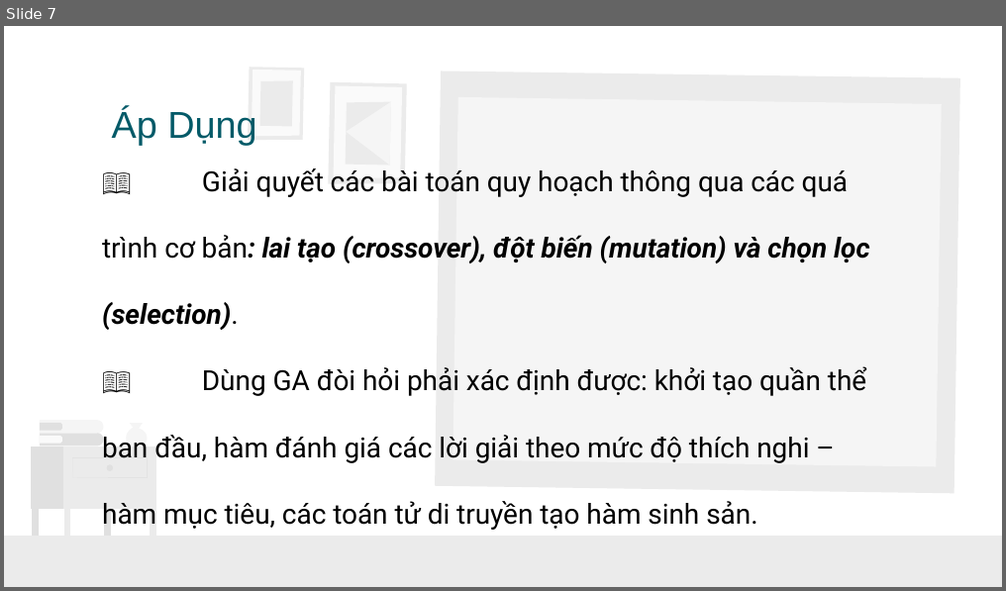
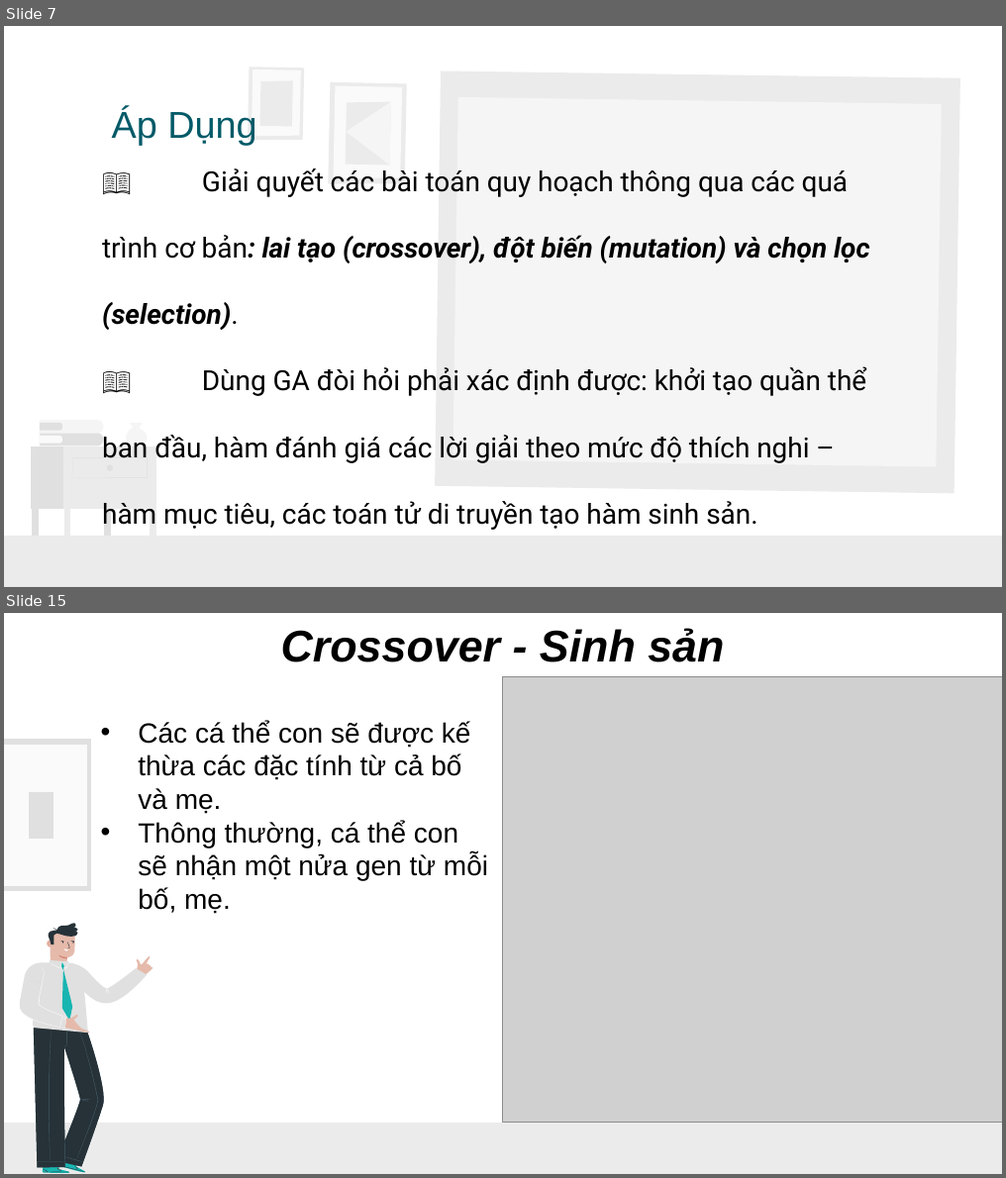
Before and after one commit to TooCuteToo/GiaiThuatTienHoa, a slide deck: ThuatTienHoa_I.pptx. Shown one above the other, each under a label of ours: slide 7 before the commit, slides 7 and 15 after it; the slides between them are not shown. The pictures are 1006x591 and 1006x1178 pixels, drawn with LibreOffice and Linux fonts; fonts in the diff are those of the drawing; grey boxes stand for pictures. Boxes give left, top, right and bottom in pixels: in the first picture for what was removed or moved away, otherwise in the second. Text is boxed around its words. In the diff, an @@ line names an element or a change of style, - is before the commit and + after.

```diff
--- a/ThuatTienHoa_I.pptx
+++ b/ThuatTienHoa_I.pptx
@@ slide 15 added at [4, 613, 1002, 1174], background #FFFFFF; not listed: 1 template element that a slide beside it also shows @@
@@ text added at [281, 628, 724, 663], 32 pt, text #000000, bold, italic @@
+Crossover - Sinh sản
@@ picture added at [503, 677, 1002, 1122] @@
@@ text added at [138, 721, 488, 914], 20 pt, text #000000 @@
+  • Các cá thể con sẽ được kế thừa các đặc tính từ cả bố và mẹ.
+  • Thông thường, cá thể con sẽ nhận một nửa gen từ mỗi bố, mẹ.
@@ freeform shape added at [4, 739, 92, 891], fill #E0E0E0 @@
@@ freeform shape added at [4, 745, 87, 886], fill #FAFAFA @@
@@ freeform shape added at [29, 792, 54, 839], fill #E0E0E0 @@
@@ group added at [17, 923, 153, 1173]: 51 freeform shapes @@
@@ group added at [779, 1093, 921, 1124]: 4 freeform shapes @@
```
Also in this commit, not shown: 1 slide changed, 12 other slides added, 1 other file.
